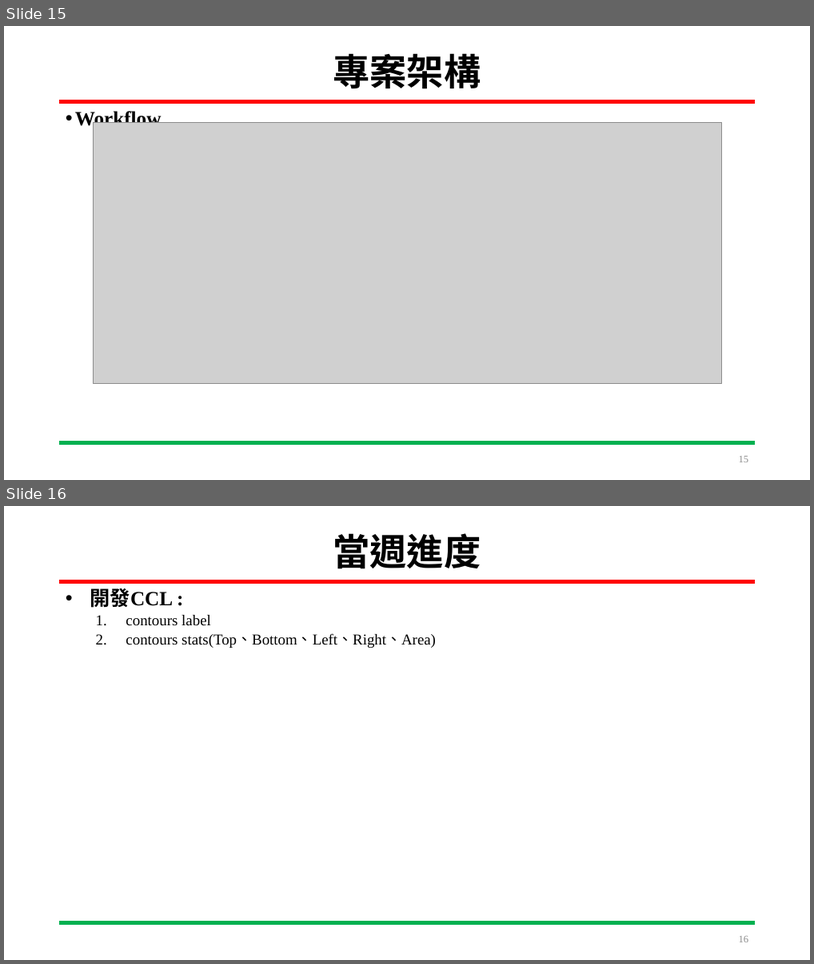
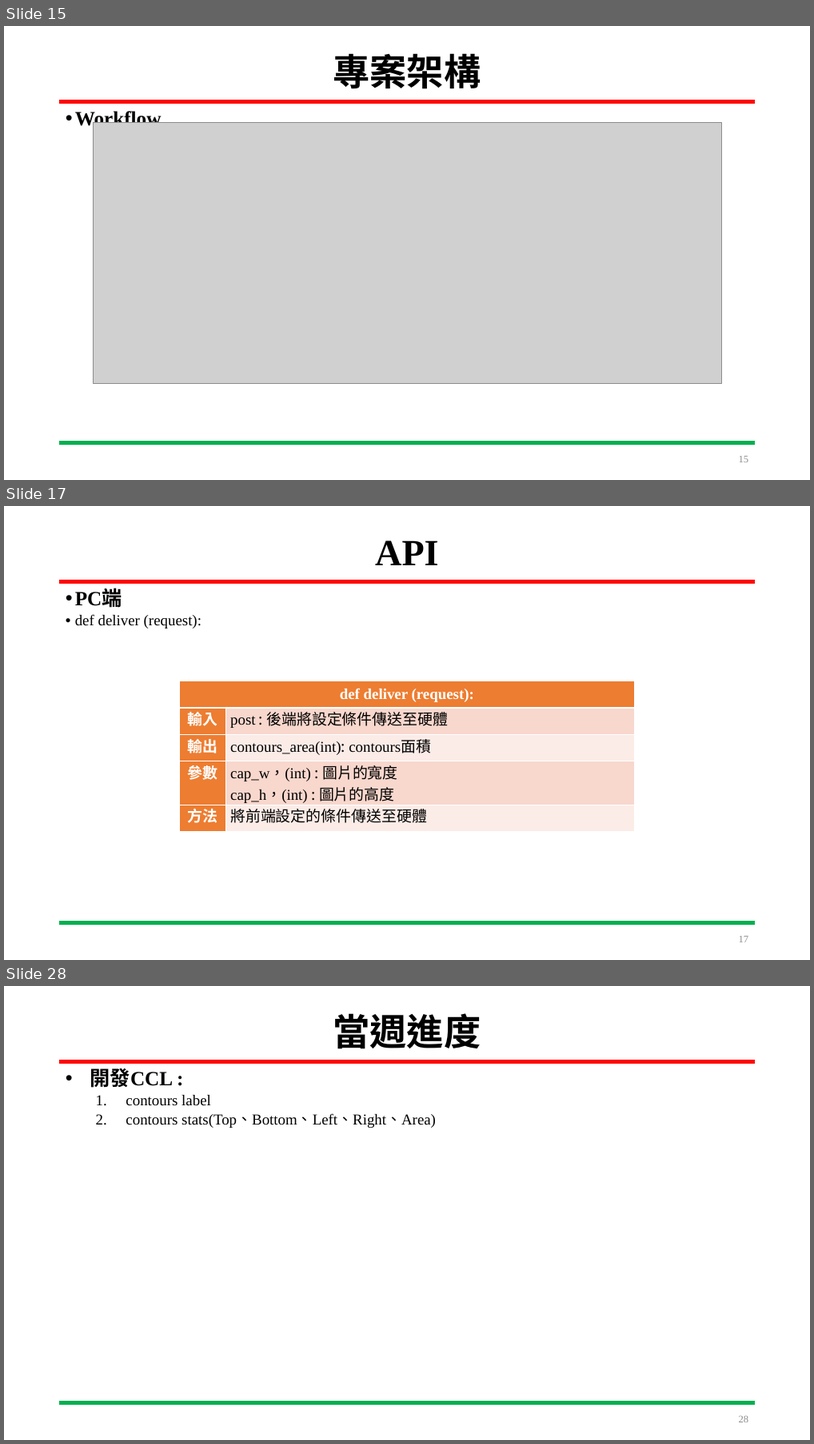
Before and after one commit to HOURFA/SoC_course, a slide deck: final_project/N03-DevelopmentLog/SoC_Final_project.pptx. Shown one above the other, each under a label of ours: slides 15 and 16 before the commit, slides 15, 17 and 28 after it; the slides between them are not shown. The pictures are 814x964 and 814x1444 pixels, drawn with LibreOffice and Linux fonts; fonts in the diff are those of the drawing; grey boxes stand for pictures. Boxes give left, top, right and bottom in pixels: in the first picture for what was removed or moved away, otherwise in the second. Text is boxed around its words. In the diff, an @@ line names an element or a change of style, - is before the commit and + after.

```diff
--- a/final_project/N03-DevelopmentLog/SoC_Final_project.pptx
+++ b/final_project/N03-DevelopmentLog/SoC_Final_project.pptx
@@ slide 17 added at <box>4,506,810,960</box>, background #FFFFFF; not listed: 2 template elements that a slide beside it also shows @@
@@ title added at <box>375,540,439,565</box>, 44 pt, text #000000, bold @@
+API
@@ text added at <box>75,589,202,628</box>, 18 pt, text #000000 @@
+• PC端
+• def deliver (request):
@@ table added at <box>179,681,635,826</box>, 5 rows, 2 columns @@
+def deliver (request): | 
+輸入 | post : 後端將設定條件傳送至硬體
+輸出 | contours_area(int): contours面積
+參數 | cap_w，(int) : 圖片的寬度 / cap_h，(int) : 圖片的高度
+方法 | 將前端設定的條件傳送至硬體
@@ page number added at <box>739,936,750,942</box>, 12 pt, text #8C8C8C @@
+17
@@ what was slide 16 is now slide 28 @@
@@ page number at <box>739,1416,750,1422</box>: text changed @@
-16
+28
```
Also in this commit, not shown: 7 slides changed, 12 other slides added.
